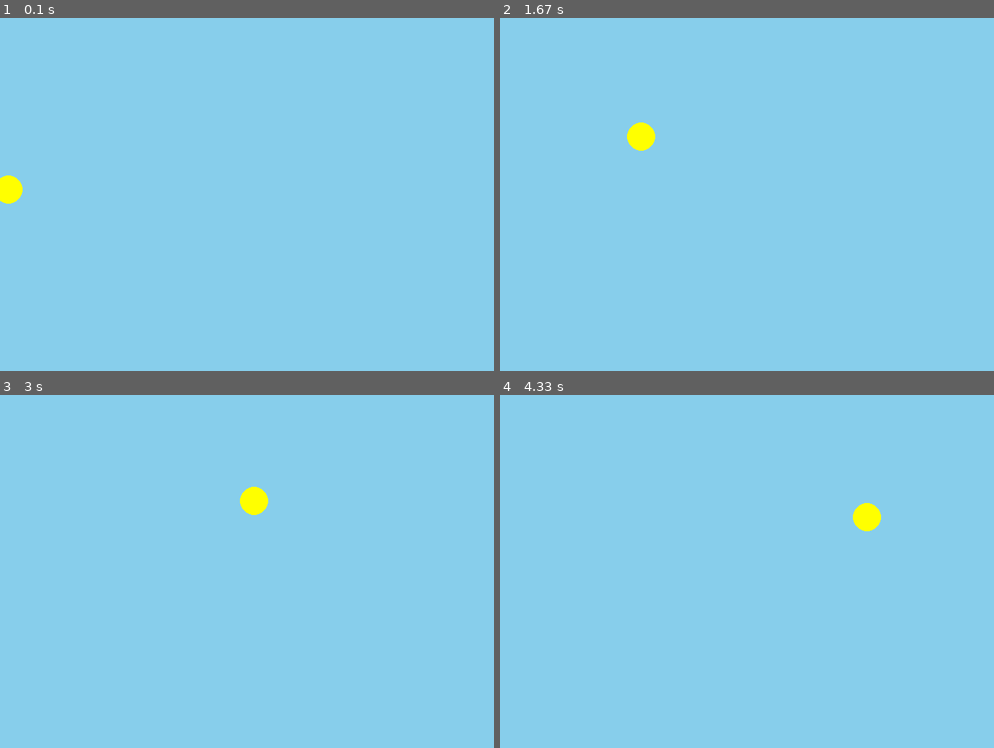
Above: before the commit, frames 1-4 (two rows, left to right).
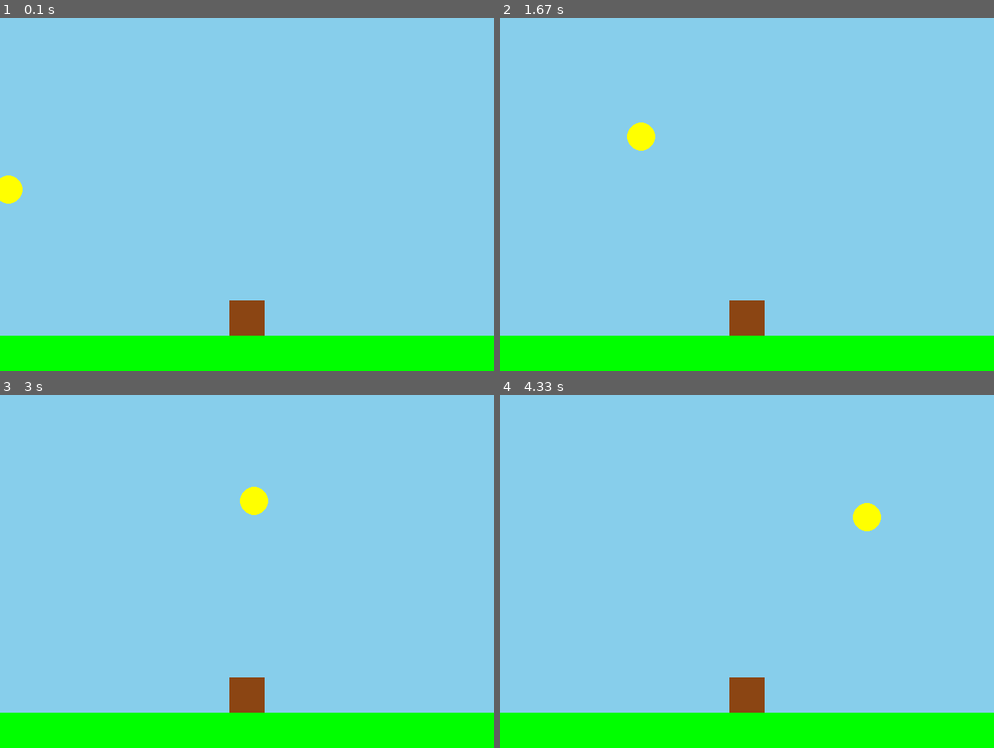
Above: after the commit, the same moments.

Repository: ZafarK638/zafark-python-classwork
Game: pygame game, started from programming/pygame practice/starter/house_with_the_rising_sun.py
The game is run twice, just before and just after one commit, with the same random seed, the same clock (stepped at 60 frames per second) and the same inputs.
Inputs:
- Up to frame 1 (0.1 s): no input
- Up to frame 2 (1.67 s): no input
- Up to frame 3 (3 s): no input
- Up to frame 4 (4.33 s): no input

The runs differ from the first frame. In frame 1, 11% of the frame differs, in the area x 0-100%, y 80-100%; in frame 2, 11%; in frame 3, 11%; in frame 4, 11%.

Commit message:
Update house_with_the_rising_sun.py

Diff:
--- a/programming/pygame practice/starter/house_with_the_rising_sun.py
+++ b/programming/pygame practice/starter/house_with_the_rising_sun.py
@@ -6,10 +6,14 @@
 GREEN = (0, 255, 0)
 RED = (255, 0, 0)
 BLUE = (0, 0, 255)
+BROWN = (139, 69, 19)
+
+# Extra colours
 sky_blue = (135, 206, 235)
 night_sky = (0, 0, 0)
 col_sun = (255, 255, 0)
 col_moon = (192, 192, 192)
+
 
 pygame.init()
 
@@ -79,6 +83,14 @@
     # --- Drawing code
     pygame.draw.circle(screen, sun_color, [int(x_pos), int(y_pos)], radius)
 
+    box_height = 50
+    pygame.draw.rect(screen, GREEN, [0, height - box_height, width, box_height])
+
+    small_box_size = 50
+    small_box_x = (width - small_box_size) // 2
+    small_box_y = (height - box_height + (box_height - small_box_size) // 2) - 50
+    pygame.draw.rect(screen, BROWN, [small_box_x, small_box_y, small_box_size, small_box_size])
+
     # --- Go ahead and update the screen with what we've drawn.
     pygame.display.flip()
 
